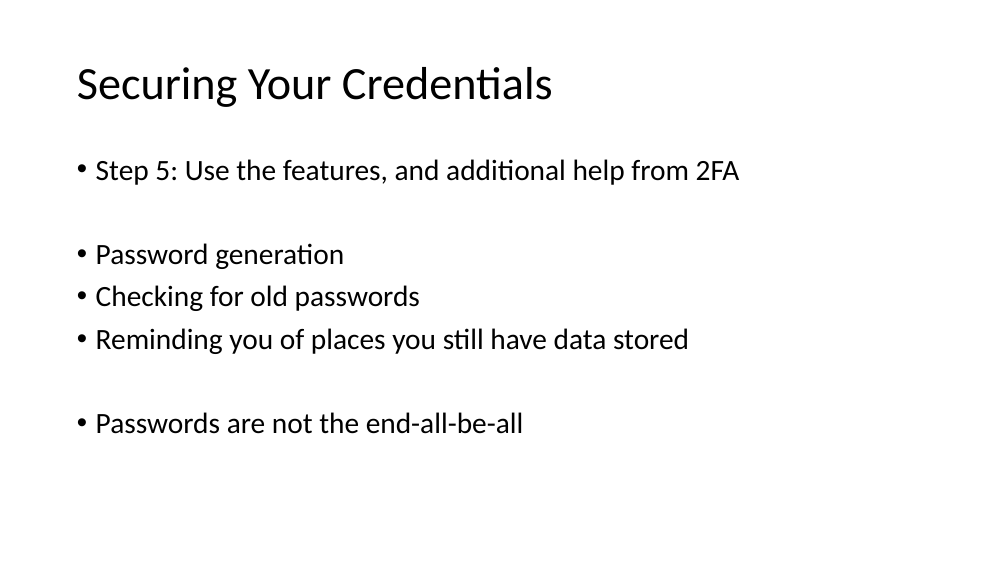
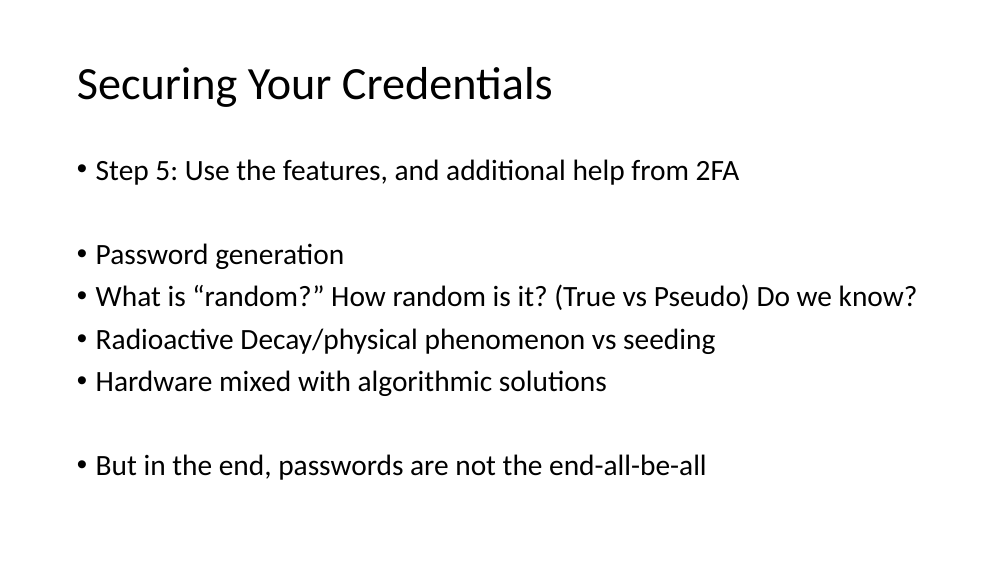
Before and after one commit to kensekense/unige, a slide deck: slide 5 of computer_security/security_presentation_slides_kense.pptx. Drawn at 1008x567 pixels with LibreOffice and Linux fonts; fonts in the diff are those of the drawing. Boxes give left, top, right and bottom in pixels: in the first picture for what was removed or moved away, otherwise in the second. Text is boxed around its words. In the diff, an @@ line names an element or a change of style, - is before the commit and + after.

Commit message:
tp1 and presentation ups

```diff
--- a/computer_security/security_presentation_slides_kense.pptx
+++ b/computer_security/security_presentation_slides_kense.pptx
@@ text at [96, 284, 918, 480]: text changed @@
-• Checking for old passwords
-• Reminding you of places you still have data stored
-• Passwords are not the end-all-be-all
+• What is “random?” How random is it? (True vs Pseudo) Do we know?
+• Radioactive Decay/physical phenomenon vs seeding
+• Hardware mixed with algorithmic solutions
+• But in the end, passwords are not the end-all-be-all
```
Also in this commit, not shown: 9 other files.
